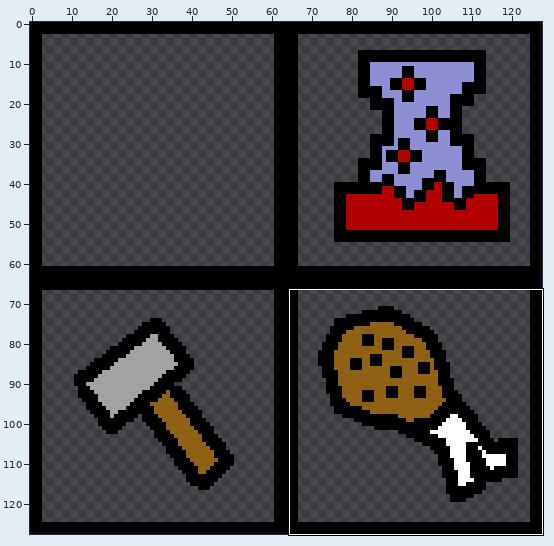
Two versions of one sprite sheet, button_inventory.png. The first picture is a wide view before the edit; the outline marks the close-up.
Close-up. Before:
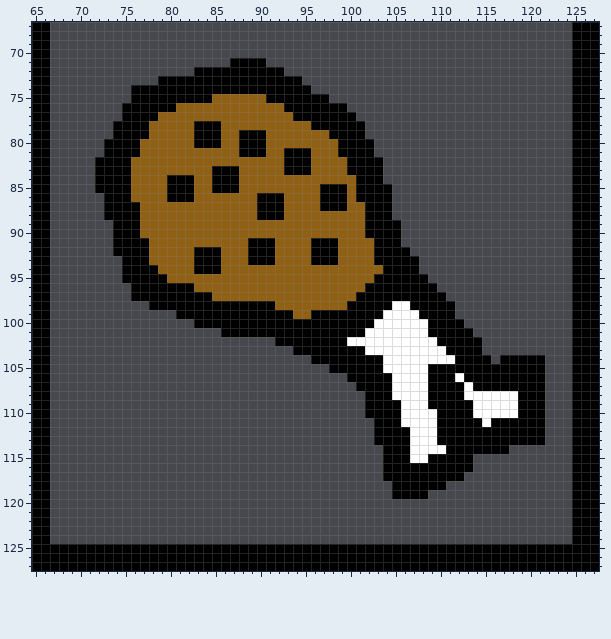
The file is 128x128 pixels. Colours within 5 levels of each other are drawn and written as one. Shown: x 65..127, y 67..127. The commit also changed other parts of the picture, which this record leaves out.
And afterwards:
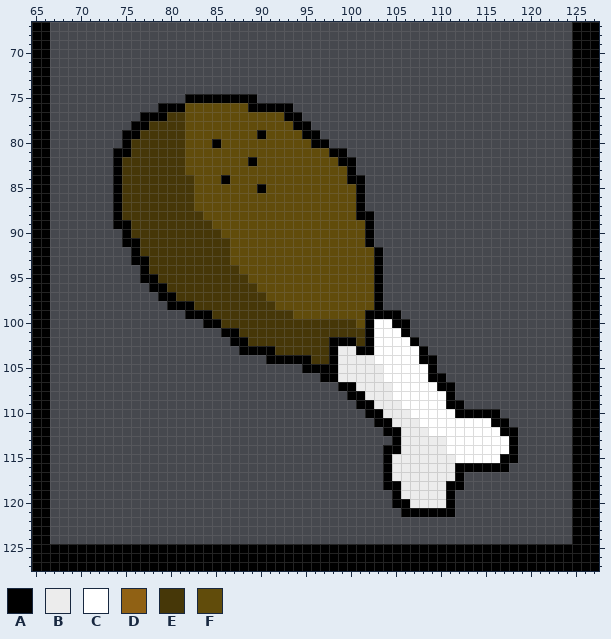
Palette (. is transparent): A #000000  B #ececec  C #ffffff  D #906114  E #463708  F #614c0b
What changed:
Changed rows in their new state; - is an unchanged pixel.
first column x 72:
 71 ---------------....-------------------------------
 72 -----------..........-----------------------------
 73 -------................---------------------------
 74 ----....................--------------------------
 75 ----......---AAAAA........------------------------
 76 ---....--AFFFFFFFAAAA-......----------------------
 77 ---..--AEEFFFFFFFFFFFA-......---------------------
 78 --..--EEEEFFFFFFFFFFFFAA......--------------------
 79 --.--EEEEEFFFFFFFF-FFFFAA.....--------------------
 80 -..-EEEEEEFFF-FFFFFFFFFFAA.....-------------------
 81 -.--EEEEEEFFFFFFFFFFFFFFFFA-...-------------------
 82 ..-EEEEEEEFFFFFFFAFFFFFFFFFA-...------------------
 83 ..-EEEEEEEFFFFFFFFFFFFFFFFFF-...------------------
 84 ..-EEEEEEEEFFF-FFFFFFFFFFFFFA-..------------------
 85 ..-EEEEEEEEFFFFFFFAFFFFFFFFFF-...-----------------
 86 -.-EEEEEEEEFFFFFFFFFFFFFFFFFF-...-----------------
 87 -.-EEEEEEEEFFFFFFFFFFFFFFFFFFA...-----------------
 88 -.-EEEEEEEEEFFFFFFFFFFFFFFFFFA-..-----------------
 89 ----EEEEEEEEEFFFFFFFFFFFFFFFFF-...----------------
 90 --.-EEEEEEEEEEFFFFFFFFFFFFFFFF-...----------------
 91 --.--EEEEEEEEEEFFFFFFFFFFFFFFFA...----------------
 92 --..-EEEEEEEEEEFFFFFFFFFFFFFFFF-...---------------
 93 ---.--EEEEEEEEEFFFFFFFFFFFFFFFF-....--------------
 94 ---..-EEEEEEEEEEFFFFFFFFFFFFFFFA....--------------
 95 ---..--EEEEEEEEEEFFFFFFFFFFFFFF-.....-------------
 96 ----..--EEEEEEEEEEFFFFFFFFFFFFF-......------------
 97 ----...--EEEEEEEEEEFFFFFFFFFFFF-.......-----------
 98 ------..---EEEEEEEEEFFFFFFFFFFF-........----------
 99 ---------.---EEEEEEEEEFFFFFFFF--AA......----------
100 -----------.--EEEEEEEEEEEEEEEF---AA......---------
101 ----------------EEEEEEEEEEEEEEA---A.......--------
102 ---------------AAEEEEEEEEE--AEA----A.......-------
103 ----------------AAAAEEEEEE-BB-A-----A......-------
104 -------------------AAAAAEE-BBBBC----AA......-.....
105 -----------------------AAA-BBBBB------............
106 -------------------------AABBBBBC------...........
107 ---------------------------AABBBB----C--..........
108 ----------------------------AABBB----CC-..........
109 -----------------------------A-BBB---CC--.........
110 --------------------------------BBB---CC--AAA.....
111 ---------------------------------BBB--CCCCC---....
112 -------------------------------.--BBB-CCCCCCC--...
113 -------------------------------..-BBBBBCCCCCCC-...
114 ----------------------------------BBBBBCCCCCCCA---
115 ---------------------------------BBBBBBBCCCCCAA---
116 ---------------------------------BBBBBBB--AAAA----
117 ---------------------------------BBBBBBB----------
118 --------------------------------A-BBBBBAA---------
119 ----------------------------------BBBBBA----------
120 ---------------------------------AABBBBA----------
121 ----------------------------------AAAAAA----------
Where, in picture pixels (left, top, right, bottom), the same in both close-ups:
changed: (95, 58, 545, 517)
